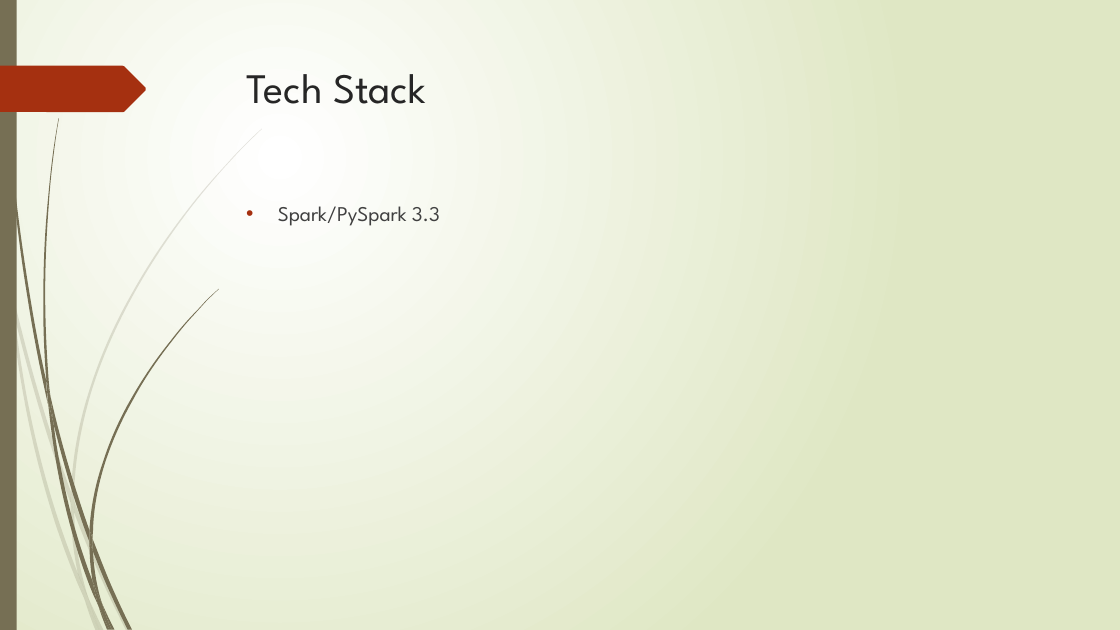
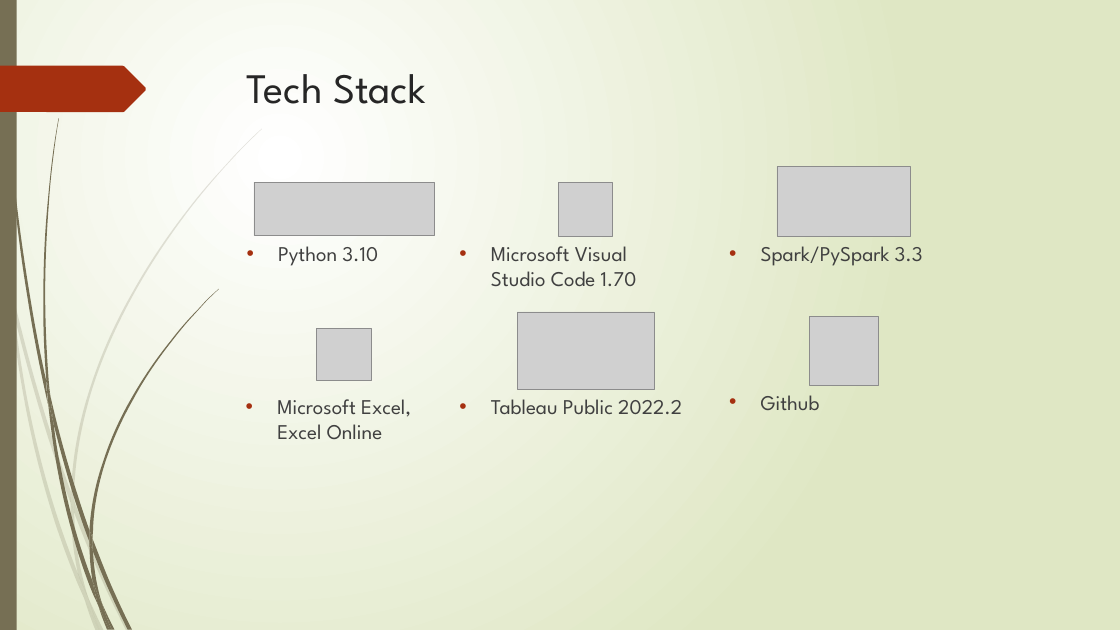
Before and after one commit to jnesteruck/rev-proj2, a slide deck: slide 3 of analysis-phase/Project_2.pptx. Drawn at 1120x630 pixels with LibreOffice and Linux fonts; fonts in the diff are those of the drawing; grey boxes stand for pictures. Boxes give left, top, right and bottom in pixels: in the first picture for what was removed or moved away, otherwise in the second. Text is boxed around its words. In the diff, an @@ line names an element or a change of style, - is before the commit and + after.

Commit message:
powerpoint updates

```diff
--- a/analysis-phase/Project_2.pptx
+++ b/analysis-phase/Project_2.pptx
@@ picture added at [777, 166, 911, 236] @@
@@ picture added at [254, 182, 434, 236] @@
@@ picture added at [559, 182, 613, 236] @@
@@ text at [278, 246, 378, 266]: text changed @@
-• Spark/PySpark 3.3
+• Python 3.10
@@ text added at [491, 246, 637, 287], 18 pt, text #404040 @@
+• Microsoft Visual Studio Code 1.70
@@ text added at [761, 246, 923, 266], 18 pt, text #404040 @@
+• Spark/PySpark 3.3
@@ picture added at [317, 329, 372, 381] @@
@@ picture added at [518, 312, 655, 389] @@
@@ picture added at [810, 317, 879, 386] @@
@@ text added at [277, 399, 411, 439], 18 pt, text #404040 @@
+• Microsoft Excel, Excel Online
@@ text added at [491, 399, 682, 414], 18 pt, text #404040 @@
+• Tableau Public 2022.2
@@ text added at [761, 395, 820, 410], 18 pt, text #404040 @@
+• Github
```
Also in this commit, not shown: 5 other slides changed, 2 slides added, 1 slide removed.
